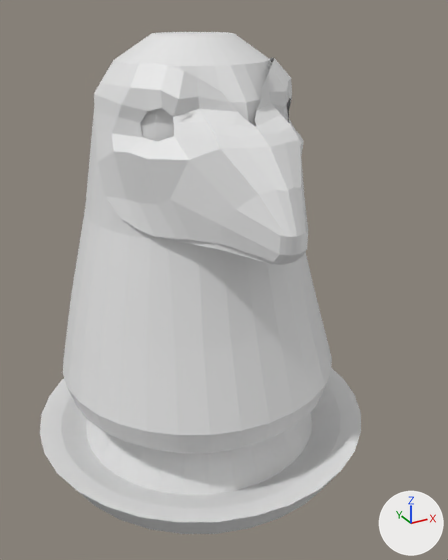
The FBX model Assets/_JAM/MESHES/main.fbx: old version first, new version second.
Rendered twice from a camera (50 mm lens) standing at (-1.28, -2.62, 2.21) and looking at (0.14, -0.02, 0.92). The axes (+X, +Y, +Z) are drawn at lower right. The lights are the same throughout. Where no turn or scale is listed for an object, it has been applied to the vertices.

The older version as bpy lines, for what is in view:
```python
mat_material_001 = principled_material('Material.001')
mat_material_001.base_color = (0.8, 0.8, 0.8)  # white #e7e7e7
me_cylinder_001 = bpy.data.meshes.new('Cylinder.001')
me_cylinder_001.from_pydata(...)  # 476 vertices, 446 faces; spans x -0.87..0.88, y -0.89..0.86, z 0.03..2.11
me_cylinder_001.materials.append(mat_body)  # white #e7e7e7
me_cylinder_003 = bpy.data.meshes.new('Cylinder.003')
me_cylinder_003.from_pydata(...)  # 140 vertices, 106 faces; spans x -0.484..0.484, y -0.842..0.055, z 1.326..2.013
me_cylinder_003.materials.append(mat_material_001)  # white #e7e7e7
ob_cylinder = bpy.data.objects.new('Cylinder', me_cylinder_001)
ob_cylinder.location = (0.0, 0.0, 0.0)
ob_cylinder_001 = bpy.data.objects.new('Cylinder.001', me_cylinder_003)
ob_cylinder_001.location = (0.0, 0.0, 0.0)
```
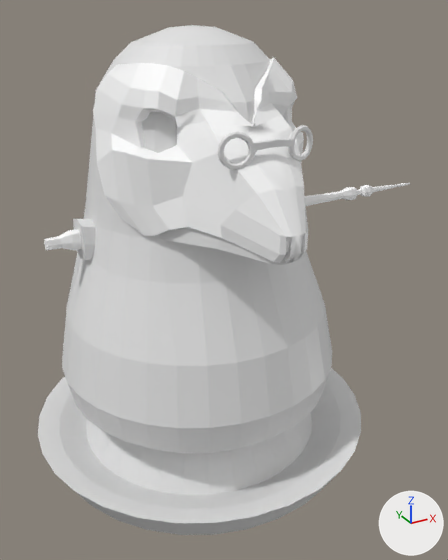
What changed in the scene script:
```text
Change mat_material_001:
    mat_material_001.base_color: (0.8, 0.8, 0.8) -> (1.0, 1.0, 1.0)  # white #e7e7e7 -> white #ffffff
Change me_cylinder_001:
    used by ob_cylinder; location = (0.0, 0.0, 0.0)
    remove me_cylinder_001.from_pydata(...)  # 476 vertices, 446 faces; spans x -0.87..0.88, y -0.89..0.86, z 0.03..2.11
    add me_cylinder_001.from_pydata(...)  # 1287 vertices, 1329 faces; spans x -0.88..1.46, y -0.89..0.86, z 0.03..2.14
    me_cylinder_001 part 1: a new loose piece of 288 vertices spanning x -0.49..0.49, y -0.84..0.04, z 1.33..2.01, in mat_material_001 (white #ffffff)
    me_cylinder_001 part 2: a new loose piece of 210 vertices spanning x -0.21..0.21, y -0.67..-0.61, z 1.66..1.8, in mat_body (white #e7e7e7)
    me_cylinder_001 part 3: 92 vertices moved from x -0.87..0.71, y -0.87..0.84, z 0.17..1.76 to x -0.88..0.71, y -0.87..0.84, z 0.17..1.76; 26 vertices removed from x -0.78..0.63, y -0.79..0.75, z 0.03..1.32; 306 vertices added at x -0.79..1.46, y -0.79..0.75, z 0.03..1.34
    me_cylinder_001 part 4: 32 vertices removed from x -0.18..0.18, y -0.18..0.18, z 2.11; 65 vertices added at x -0.27..0.27, y -0.26..0.27, z 2.08..2.14
    add me_cylinder_001.materials.append(mat_material_001)  # white #ffffff
Remove ob_cylinder_001:
    ob_cylinder_001 = bpy.data.objects.new('Cylinder.001', me_cylinder_003)
    ob_cylinder_001.location = (0.0, 0.0, 0.0)
```

Location of each change, [x1, y1, x2, y2] in pixels of the pictures (448 x 560 px):
'Cylinder', reshaped (16% wider)
    before: [40, 32, 361, 534]
    after: [38, 25, 410, 535]
'Cylinder.001', deleted
    before: [94, 57, 308, 263]
part 1 of me_cylinder_001, added
    after: [93, 58, 308, 263]
part 2 of me_cylinder_001, added
    after: [218, 125, 313, 170]
part 3 of me_cylinder_001, built on
    before: [63, 156, 332, 534]
    after: [44, 156, 410, 535]
part 4 of me_cylinder_001, built on
    before: [114, 32, 270, 66]
    after: [114, 25, 270, 66]
